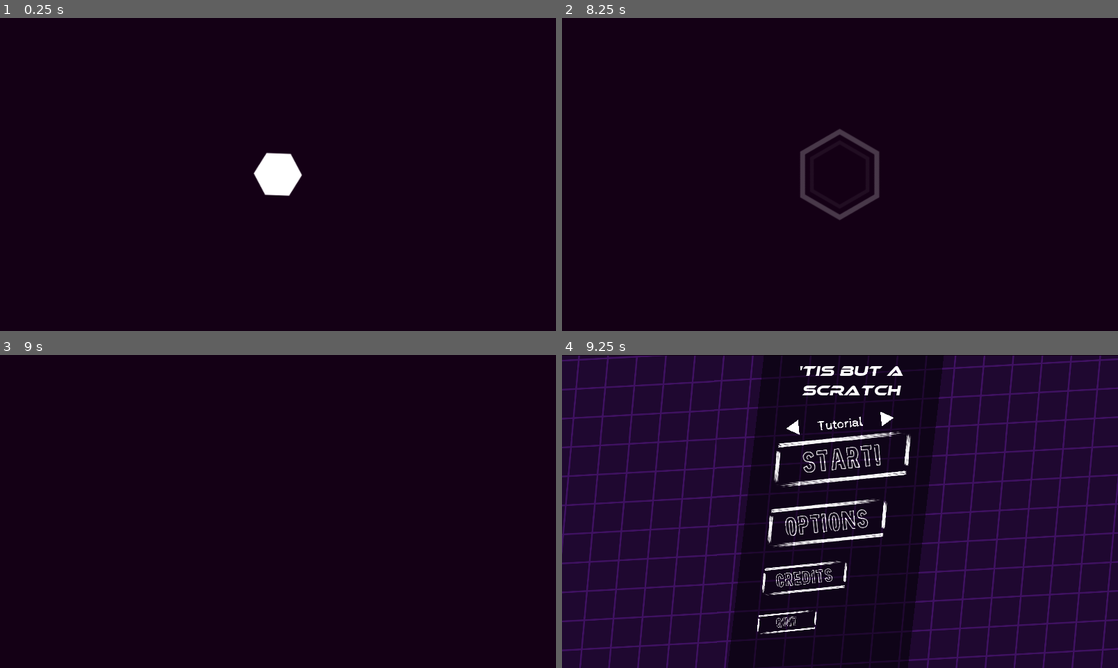
Above: before the commit, frames 1-4 (two rows, left to right).
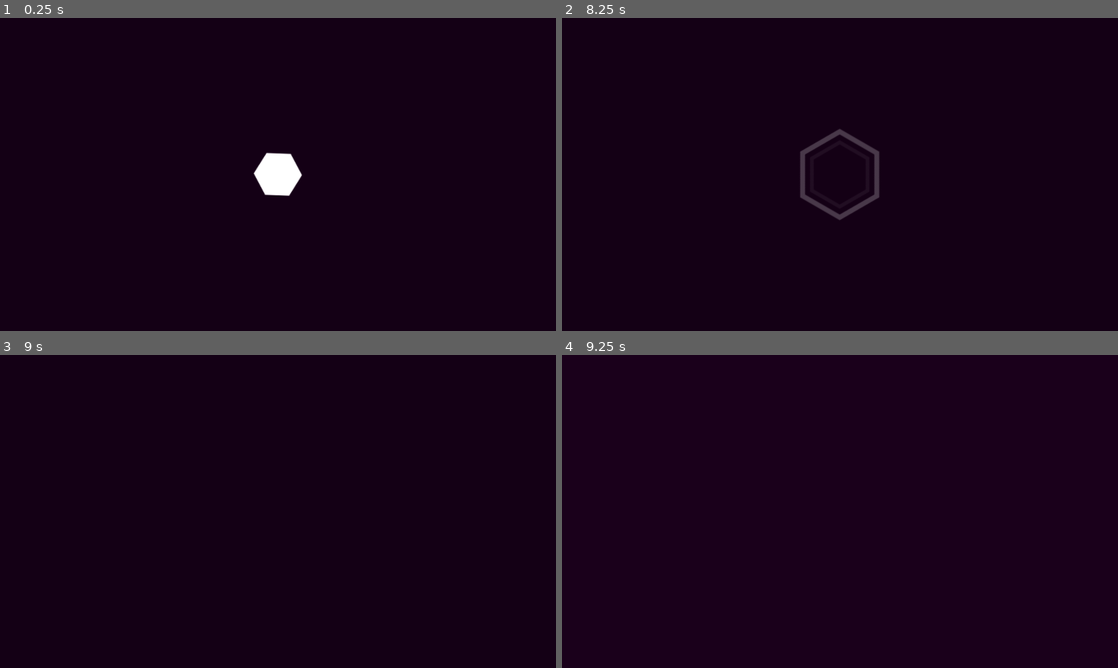
Above: after the commit, the same moments.

Repository: BlazingEdgeGames/-Tis-But-A-Scratch-game-
Game: Godot game, scene res://intro.tscn
Two runs of this game, one before a commit and one after it. Both use one fixed random seed, a clock stepped at 60 frames per second and the inputs below. Sound files missing from this copy of the repository are replaced by a short silence.
Inputs (mouse positions are in pixels of both pictures, inside the frame that each line leads up to):
- Up to frame 1 (0.25 s): no input
- Up to frame 2 (8.25 s): move the mouse to (962, 158) at 0.52 s; hold Right (right) 0.53-1.28 s; tap Q (ability1) at 0.6, 3.6, 6.6 s; click (962, 158) at 0.67 s; move the mouse to (728, 190) at 1.27 s; hold S (down) 1.28-2.03 s; tap 2 (ability2) at 1.35, 4.35, 7.35 s; tap Enter at 2, 6.5 s; move the mouse to (895, 105) at 2.02 s; hold Right (right) 2.03-2.78 s; right-click (895, 105) at 2.1 s; move the mouse to (812, 237) at 2.77 s; hold Up (up) 2.78-3.53 s; click (812, 237) at 2.85 s; tap Space at 3.5 s; move the mouse to (1006, 221) at 3.52 s; hold A (left) 3.53-5.03 s; move the mouse to (673, 127) at 4.27 s; move the mouse to (867, 174) at 5.02 s; hold S (down) 5.03-5.78 s; right-click (867, 174) at 5.1 s; click (867, 174) at 5.17 s; move the mouse to (756, 96) at 5.77 s; hold Right (right) 5.78-6.53 s; click (756, 96) at 5.85 s; move the mouse to (962, 158) at 6.52 s; hold Up (up) 6.53-7.28 s; move the mouse to (728, 190) at 7.27 s; hold Right (right) 7.28-8.03 s; click (728, 190) at 7.42 s; move the mouse to (895, 105) at 8.02 s; hold S (down) from 8.03 s (still down); right-click (895, 105) at 8.1 s
- Up to frame 3 (9 s): tap Space at 8.75 s; move the mouse to (250, 574) at 8.77 s; release S (down) at 8.78 s; hold A (left) from 8.78 s (still down); click (250, 574) at 8.85 s
- Up to frame 4 (9.25 s): keep holding A (left)

Frames 1-3 are identical in both runs. In frame 4, 13% of the frame differs, in the area x 0-100%, y 0-100%.

Commit message:
Added ability to disable post processing

Diff:
--- a/global_vars.gd
+++ b/global_vars.gd
@@ -5,6 +5,8 @@
 
 var musicvolume = -10
 var sfxvolume = -10
+var postprocess = true
+
 
 # Called when the node enters the scene tree for the first time.
 func _ready():
--- a/main.gd
+++ b/main.gd
@@ -18,7 +18,8 @@
 func _ready():
 
 	Input.set_custom_mouse_cursor(menucursor, Input.CURSOR_ARROW)
-
+	get_node("WorldEnvironment").environment.glow_enabled = GlobalVars.postprocess
+	get_node("options/sliders/disablepost").pressed = GlobalVars.postprocess
 
 	AudioServer.set_bus_volume_db(AudioServer.get_bus_index("SFX"), GlobalVars.sfxvolume)
 	AudioServer.set_bus_volume_db(AudioServer.get_bus_index("Music"), GlobalVars.musicvolume)
@@ -171,3 +172,9 @@
 	else:
 		credits = false
 		get_node("credits/AnimationPlayer").play_backwards("credits")
+
+
+
+func _on_disablepost_toggled(button_pressed):
+	get_node("WorldEnvironment").environment.glow_enabled = button_pressed
+	GlobalVars.postprocess = button_pressed
--- a/main.tscn
+++ b/main.tscn
@@ -16,6 +16,8 @@
 [ext_resource path="res://assets/main/freeze.png" type="Texture" id=14]
 [ext_resource path="res://assets/main/heart.png" type="Texture" id=15]
 [ext_resource path="res://assets/fonts/ethnocentric rg it.otf" type="DynamicFontData" id=16]
+[ext_resource path="res://assets/main/toggled.png" type="Texture" id=17]
+[ext_resource path="res://assets/main/toggle.png" type="Texture" id=18]
 
 [sub_resource type="StyleBoxEmpty" id=1]
 
@@ -351,10 +353,33 @@
 "update": 0,
 "values": [ Color( 1, 1, 1, 0 ) ]
 }
+tracks/8/type = "value"
+tracks/8/path = NodePath("sliders/disablepost:modulate")
+tracks/8/interp = 1
+tracks/8/loop_wrap = true
+tracks/8/imported = false
+tracks/8/enabled = true
+tracks/8/keys = {
+"times": PoolRealArray( 0 ),
+"transitions": PoolRealArray( 1 ),
+"update": 0,
+"values": [ Color( 1, 1, 1, 0 ) ]
+}
+tracks/9/type = "value"
+tracks/9/path = NodePath("sliders/disablepost2:modulate")
+tracks/9/interp = 1
+tracks/9/loop_wrap = true
+tracks/9/imported = false
+tracks/9/enabled = true
+tracks/9/keys = {
+"times": PoolRealArray( 0 ),
+"transitions": PoolRealArray( 1 ),
+"update": 0,
+"values": [ Color( 1, 1, 1, 0 ) ]
+}
 
 [sub_resource type="Animation" id=26]
 resource_name = "options"
-length = 0.8
 tracks/0/type = "value"
 tracks/0/path = NodePath("1Px:position")
 tracks/0/interp = 2
@@ -450,6 +475,30 @@
 "transitions": PoolRealArray( 1, 1 ),
 "update": 1,
 "values": [ false, true ]
+}
+tracks/8/type = "value"
+tracks/8/path = NodePath("sliders/disablepost:modulate")
+tracks/8/interp = 2
+tracks/8/loop_wrap = true
+tracks/8/imported = false
+tracks/8/enabled = true
+tracks/8/keys = {
+"times": PoolRealArray( 0, 0.7, 0.9 ),
+"transitions": PoolRealArray( 1, 1, 1 ),
+"update": 0,
+"values": [ Color( 1, 1, 1, 0 ), Color( 1, 1, 1, 0 ), Color( 1, 1, 1, 1 ) ]
+}
+tracks/9/type = "value"
+tracks/9/path = NodePath("sliders/disablepost2:modulate")
+tracks/9/interp = 1
+tracks/9/loop_wrap = true
+tracks/9/imported = false
+tracks/9/enabled = true
+tracks/9/keys = {
+"times": PoolRealArray( 0, 0.8, 1 ),
+"transitions": PoolRealArray( 1, 1, 1 ),
+"update": 0,
+"values": [ Color( 1, 1, 1, 0 ), Color( 1, 1, 1, 0 ), Color( 1, 1, 1, 1 ) ]
 }
 
 [sub_resource type="DynamicFont" id=44]
@@ -656,6 +705,12 @@
 size = 52
 font_data = ExtResource( 16 )
 
+[sub_resource type="Environment" id=51]
+background_mode = 4
+glow_enabled = true
+glow_intensity = 1.2
+glow_bloom = 0.7
+
 [node name="main" type="Node2D"]
 position = Vector2( 775, 170 )
 script = ExtResource( 1 )
@@ -691,6 +746,7 @@
 }
 
 [node name="Right" type="Sprite" parent="ui/start"]
+light_mask = 0
 position = Vector2( 487, 143.962 )
 rotation = 1.46608
 scale = Vector2( 0.2, 0.2 )
@@ -713,10 +769,12 @@
 flat = true
 
 [node name="Startbutton" type="Sprite" parent="ui/start"]
+light_mask = 0
 position = Vector2( 295, 319.962 )
 texture = ExtResource( 2 )
 
 [node name="startlabel" type="Label" parent="ui/start/Startbutton"]
+light_mask = 0
 margin_left = -262.0
 margin_top = -49.0
 margin_right = 265.0
@@ -741,6 +799,7 @@
 flat = true
 
 [node name="Left" type="Sprite" parent="ui/start"]
+light_mask = 0
 position = Vector2( 95.0002, 183.962 )
 rotation = -1.67552
 scale = Vector2( 0.2, 0.2 )
@@ -763,6 +822,7 @@
 flat = true
 
 [node name="difficulty" type="Label" parent="ui/start"]
+light_mask = 0
 margin_left = 119.0
 margin_top = 143.962
 margin_right = 455.0
@@ -778,10 +838,12 @@
 scale = Vector2( 0.7, 0.7 )
 
 [node name="Optionsbutton" type="Sprite" parent="ui/Options"]
+light_mask = 0
 position = Vector2( 295, 319.962 )
 texture = ExtResource( 2 )
 
 [node name="optionslabel" type="Label" parent="ui/Options/Optionsbutton"]
+light_mask = 0
 margin_left = -262.0
 margin_top = -49.0
 margin_right = 265.0
@@ -813,10 +875,12 @@
 }
 
 [node name="Creditsbutton" type="Sprite" parent="ui/Credits"]
+light_mask = 0
 position = Vector2( 295, 319.962 )
 texture = ExtResource( 2 )
 
 [node name="creditslabel" type="Label" parent="ui/Credits/Creditsbutton"]
+light_mask = 0
 margin_left = -262.0
 margin_top = -49.0
 margin_right = 265.0
@@ -848,10 +912,12 @@
 }
 
 [node name="quitbutton" type="Sprite" parent="ui/quit"]
+light_mask = 0
 position = Vector2( 295, 319.962 )
 texture = ExtResource( 2 )
 
 [node name="quitlabel" type="Label" parent="ui/quit/quitbutton"]
+light_mask = 0
 margin_left = -262.0
 margin_top = -49.0
 margin_right = 265.0
@@ -922,6 +988,7 @@
 
 [node name="music" type="HSlider" parent="options/sliders"]
 modulate = Color( 1, 1, 1, 0 )
+light_mask = 0
 margin_left = 584.0
 margin_top = 56.0
 margin_right = 1417.0
@@ -939,6 +1006,7 @@
 
 [node name="music2" type="Label" parent="options/sliders"]
 modulate = Color( 1, 1, 1, 0 )
+light_mask = 0
 margin_left = 601.0
 margin_top = -2.0
 margin_right = 782.0
@@ -948,6 +1016,7 @@
 
 [node name="sfx" type="HSlider" parent="options/sliders"]
 modulate = Color( 1, 1, 1, 0 )
+light_mask = 0
 margin_left = 569.0
 margin_top = 190.0
 margin_right = 1402.0
@@ -965,6 +1034,7 @@
 
 [node name="sfx2" type="Label" parent="options/sliders"]
 modulate = Color( 1, 1, 1, 0 )
+light_mask = 0
 margin_left = 585.0
 margin_top = 134.0
 margin_right = 766.0
@@ -974,6 +1044,7 @@
 
 [node name="slowdown" type="HSlider" parent="options/sliders"]
 modulate = Color( 1, 1, 1, 0 )
+light_mask = 0
 margin_left = 537.0
 margin_top = 438.0
 margin_right = 1370.0
@@ -991,6 +1062,7 @@
 
 [node name="slowdown2" type="Label" parent="options/sliders"]
 modulate = Color( 1, 1, 1, 0 )
+light_mask = 0
 margin_left = 553.0
 margin_top = 382.0
 margin_right = 948.0
@@ -1000,9 +1072,34 @@
 
 [node name="freeze" type="Sprite" parent="options/sliders"]
 visible = false
+light_mask = 0
 position = Vector2( 1073, 454 )
 scale = Vector2( 0.07, 0.07 )
 texture = ExtResource( 14 )
+
+[node name="disablepost" type="CheckBox" parent="options/sliders"]
+modulate = Color( 1, 1, 1, 0 )
+margin_left = 523.0
+margin_top = 583.0
+margin_right = 1372.0
+margin_bottom = 1432.0
+rect_scale = Vector2( 0.1, 0.1 )
+custom_icons/checked = ExtResource( 17 )
+custom_icons/unchecked = ExtResource( 18 )
+pressed = true
+flat = true
+align = 1
+icon_align = 1
+
+[node name="disablepost2" type="Label" parent="options/sliders"]
+modulate = Color( 1, 1, 1, 0 )
+light_mask = 0
+margin_left = 630.0
+margin_top = 596.0
+margin_right = 1025.0
+margin_bottom = 670.0
+custom_fonts/font = SubResource( 24 )
+text = "Post Processing"
 
 [node name="AnimationPlayer" type="AnimationPlayer" parent="options"]
 anims/RESET = SubResource( 25 )
@@ -1098,13 +1195,15 @@
 autowrap = true
 
 [node name="1Px2" type="Sprite" parent="."]
-visible = false
 modulate = Color( 0.0823529, 0, 0.0862745, 1 )
 light_mask = 0
 position = Vector2( 195, 358 )
 rotation = 0.445059
 scale = Vector2( 3062.75, 2462 )
 texture = ExtResource( 6 )
+
+[node name="WorldEnvironment" type="WorldEnvironment" parent="."]
+environment = SubResource( 51 )
 
 [connection signal="pressed" from="ui/start/Right/right" to="." method="_on_right_pressed"]
 [connection signal="mouse_entered" from="ui/start/Startbutton/start" to="." method="_on_start_mouse_entered"]
@@ -1125,3 +1224,4 @@
 [connection signal="value_changed" from="options/sliders/music" to="." method="_on_music_value_changed"]
 [connection signal="value_changed" from="options/sliders/sfx" to="." method="_on_sfx_value_changed"]
 [connection signal="value_changed" from="options/sliders/slowdown" to="." method="_on_slowdown_value_changed"]
+[connection signal="toggled" from="options/sliders/disablepost" to="." method="_on_disablepost_toggled"]
--- a/scenes/player/player.gd
+++ b/scenes/player/player.gd
@@ -88,6 +88,7 @@
 func _ready():
 	level = get_parent().level
 	slowtime = GlobalVars.slowtime
+	get_node("WorldEnvironment").environment.glow_enabled = GlobalVars.postprocess
 
 	if level == 1:
 		coins += 20
Binary file added: assets/main/toggle.png
Not shown, added: assets/main/toggle.png.import
Binary file added: assets/main/toggled.png
Not shown, added: assets/main/toggled.png.import
Not shown, changed: export_presets.cfg
Not shown: 1 places in main.tscn that only renumber resources
